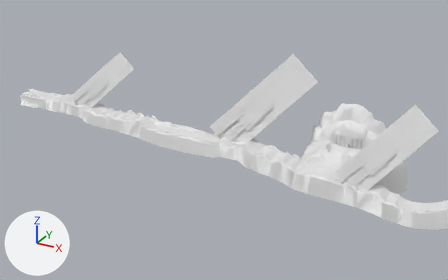
Before and after pictures for a commit that changed the FBX model Assets/Arts/Map/Models/Theme_02/Desert_13.fbx.
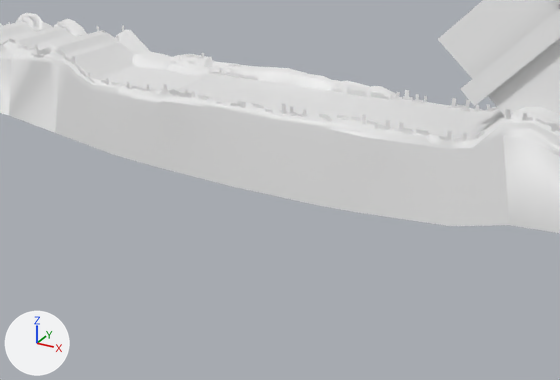
Each version appears first from a 50 mm lens placed at (512.6, -467.5, 230.5), pointed at (242.8, 23.0, -14.8), and next in a close-up from a 50 mm lens placed at (276.8, -118.0, 34.6), pointed at (211.5, 0.8, -24.7). The axes (+X, +Y, +Z) are drawn at lower left. The lights are the same throughout. Where no turn or scale is listed for an object, it has been applied to the vertices.

Objects in the first close-up: 'Ground_01', 'Ground_02', 'Ground_03', 'Light_01', 'Mountain_01', 'Road_01', 'Tree_01'.
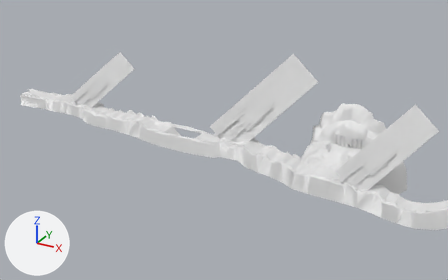
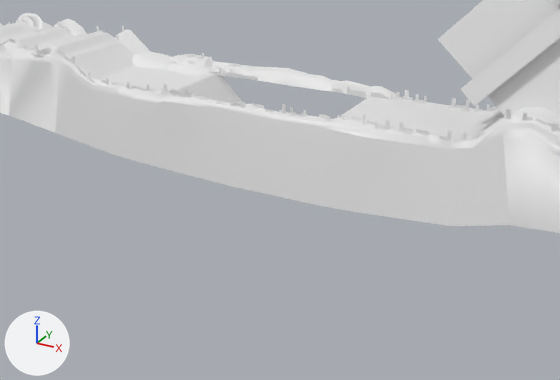
The change in detail:
Object 'Ground_03' (ob_ground_03) is deleted.

Pixel boxes (x1, y1, x2, y2) of what changed, in the close-ups (560 x 380 px):
'Ground_03', deleted
    before: (177, 75, 367, 119)
